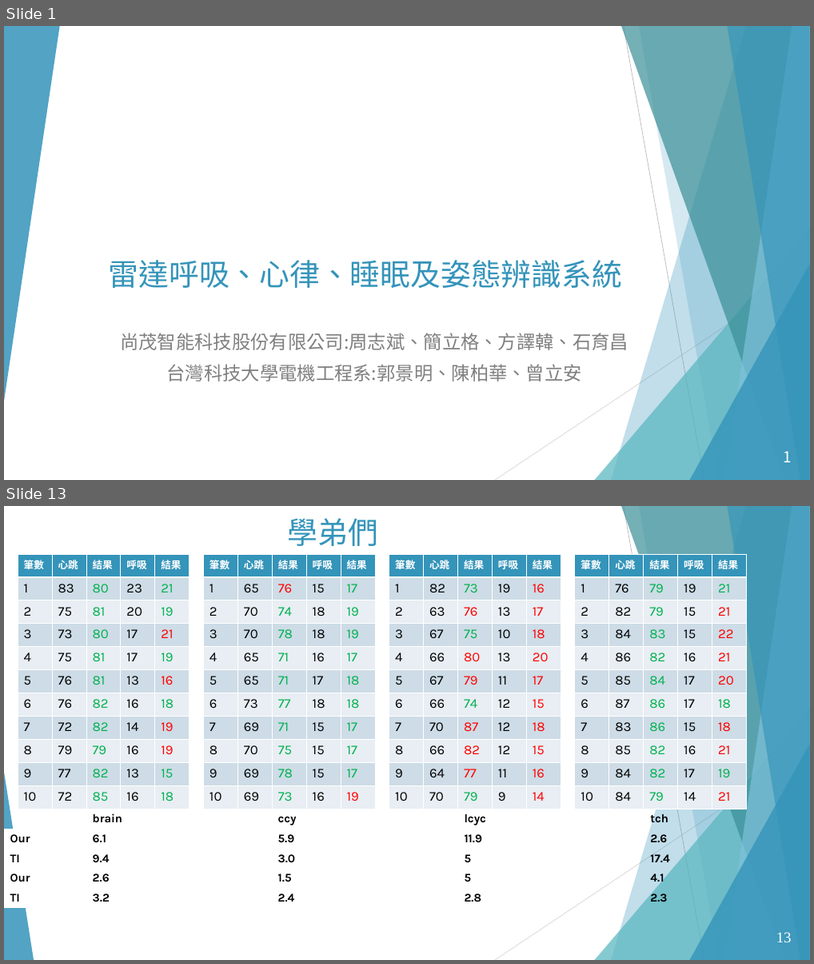
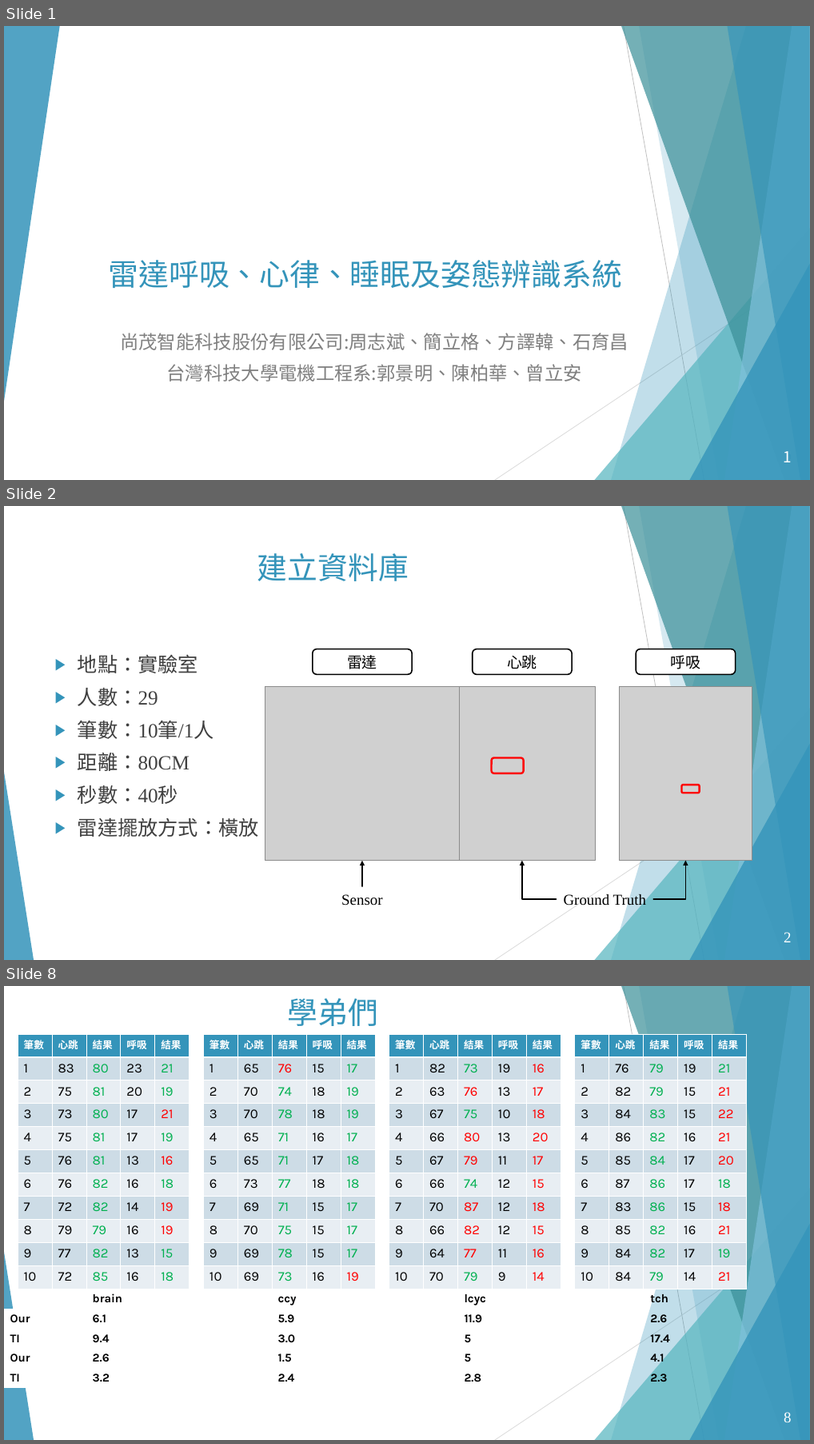
Before and after one commit to ananzeng/mmwave_vsd, a slide deck: 資料庫分析.pptx. Shown one above the other, each under a label of ours: slides 1 and 13 before the commit, slides 1, 2 and 8 after it; the slides between them are not shown. The pictures are 814x964 and 814x1444 pixels, drawn with LibreOffice and Linux fonts; fonts in the diff are those of the drawing; grey boxes stand for pictures; background and template pictures are left out. Boxes give left, top, right and bottom in pixels: in the first picture for what was removed or moved away, otherwise in the second. Text is boxed around its words. In the diff, an @@ line names an element or a change of style, - is before the commit and + after.

Commit message:
新增呼吸分析

```diff
--- a/資料庫分析.pptx
+++ b/資料庫分析.pptx
@@ slide 2 added at <box>4,506,810,960</box>, background #FFFFFF; not listed: 11 template elements that a slide beside it also shows @@
@@ title added at <box>258,553,409,581</box>, 36 pt, text #3494BA @@
+建立資料庫
@@ text added at <box>78,654,259,836</box>, 24 pt, text #404040 @@
+▶ 地點：實驗室
+▶ 人數：29
+▶ 筆數：10筆/1人
+▶ 距離：80CM
+▶ 秒數：40秒
+▶ 雷達擺放方式：橫放
@@ group added at <box>266,648,752,860</box>: 5 rounded rectangles, 3 pictures @@
+雷達
+心跳
+呼吸
@@ arrow added from (362, 886) to (362, 860), #000000 1.5 pt @@
@@ elbow arrow added from (556, 899) to (522, 860), #000000 1.5 pt @@
@@ elbow arrow added from (654, 899) to (686, 860), #000000 1.5 pt @@
@@ rounded rectangle added at <box>297,886,429,912</box>, fill #FFFFFF, outline #FFFFFF 1.5 pt, 18 pt, text #000000 @@
+Sensor
@@ rounded rectangle added at <box>556,886,654,912</box>, 18 pt, text #000000 @@
+Ground Truth
@@ page number added at <box>787,932,791,941</box>, 18 pt, text #FFFFFF @@
+2
@@ what was slide 13 is now slide 8 @@
@@ page number at <box>784,1412,791,1422</box>: text changed @@
-13
+8
@@ page number at <box>787,1412,792,1421</box>: text changed @@
-13
+8
```
Also in this commit, not shown: 7 slides changed, 2 other slides added, 8 slides removed, 2 other files.
